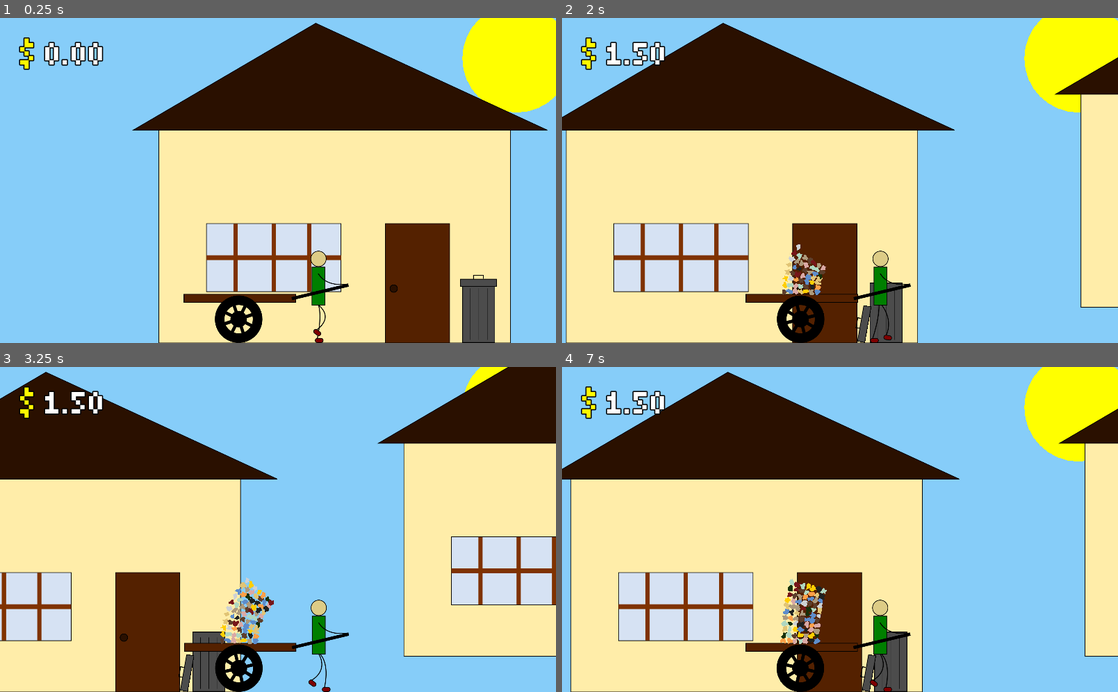
Above: before the commit, frames 1-4 (two rows, left to right).
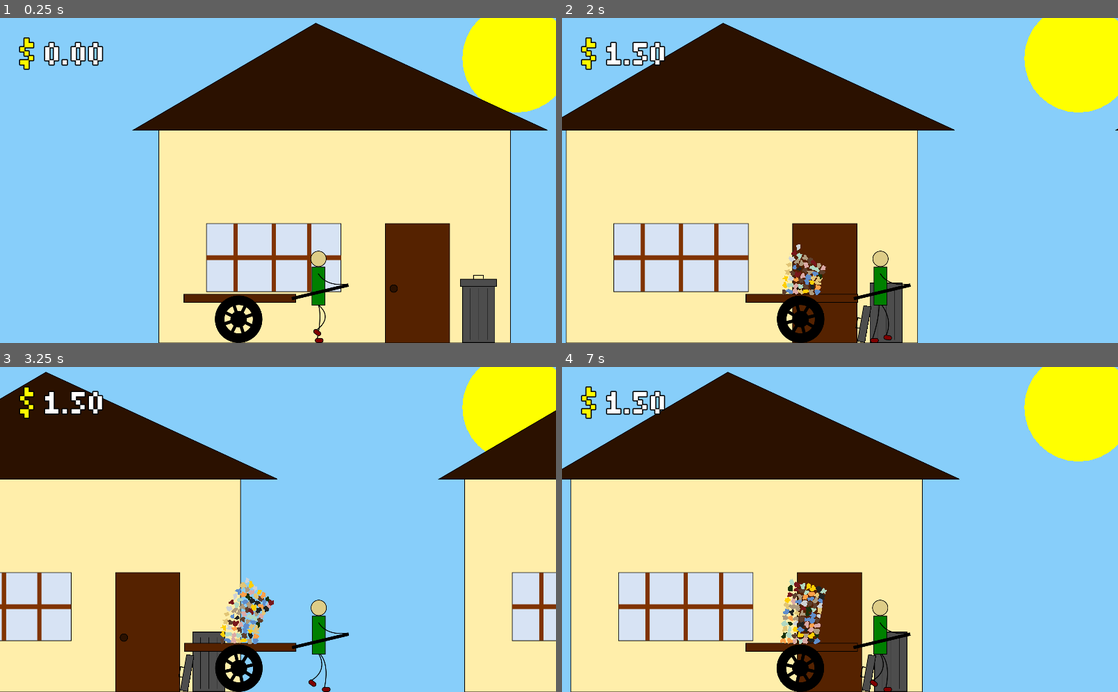
Above: after the commit, the same moments.

Repository: possatti/ludum-dare-45
Game: Godot game, scene res://nodes/Game.tscn
Same seed, same stepped clock (60 frames per second), same inputs: the game is played once before the commit and once after it.
Inputs:
- Up to frame 1 (0.25 s): no input
- Up to frame 2 (2 s): hold Right (ui_right) 0.53-1.28 s; hold Left (ui_left) from 1.28 s (still down)
- Up to frame 3 (3.25 s): release Left (ui_left) at 2.03 s; hold Right (ui_right) 2.03-2.78 s; hold Up (ui_up) from 2.78 s (still down)
- Up to frame 4 (7 s): release Up (ui_up) at 3.53 s; hold Left (ui_left) 3.53-5.78 s; tap R at 4.25 s; hold Right (ui_right) 5.78-6.53 s; hold Up (ui_up) from 6.53 s (still down)

The runs differ from the first frame. In frame 2, 5.1% of the frame differs, in the area x 88-100%, y 12-90%; in frame 3, 19%, in the area x 67-100%, y 0-100%; in frame 4, 4.5%.

Commit message:
Adjust it so the web version will work
Change the driver to GLES2. And get the viewport width and height from
project settings.

Diff:
--- a/nodes/TrashNugget.tscn
+++ b/nodes/TrashNugget.tscn
@@ -5,7 +5,7 @@
 [node name="TrashNugget" type="Node2D"]
 position = Vector2( 86, 85 )
 script = ExtResource( 1 )
-color = Color( 0.858824, 0.666667, 0.65098, 1 )
+color = Color( 0.886275, 0.772549, 0.462745, 1 )
 
 [node name="VisibilityNotifier2D" type="VisibilityNotifier2D" parent="."]
 [connection signal="screen_exited" from="VisibilityNotifier2D" to="." method="_on_VisibilityNotifier2D_screen_exited"]
--- a/project.godot
+++ b/project.godot
@@ -34,5 +34,6 @@
 
 [rendering]
 
+quality/driver/driver_name="GLES2"
 environment/default_clear_color=Color( 0.529412, 0.807843, 0.980392, 1 )
 environment/default_environment="res://default_env.tres"
--- a/scripts/Game.gd
+++ b/scripts/Game.gd
@@ -18,8 +18,13 @@
 const SPAWN_DIST_THRESH = 1000
 var _last_spawn_x = 0
 
+
+onready var vp_width = ProjectSettings.get_setting("display/window/size/width")
+onready var vp_height = ProjectSettings.get_setting("display/window/size/height")
+
 # Called when the node enters the scene tree for the first time.
 func _ready():
+	randomize()
 	$HomelessWithCart/TrashTower.connect("collapsed", self, "game_over")
 
 func game_over():
@@ -30,8 +35,12 @@
 func spawn_house_and_trash_bin():
 	var house = HOUSE_SCENE.instance()
 	var trash_bin = TRASH_BIN_SCENE.instance()
-	var base_x = get_viewport().size.x * zoom_factor / 2 + $HomelessWithCart.position.x
-	var base_y = get_viewport().size.y
+#	var vp_width = get_viewport().size.x
+#	var vp_height = get_viewport().size.y
+#	var vp_width = Globals.get("display/width")
+#	var vp_height = Globals.get("display/height")
+	var base_x = vp_width * zoom_factor / 2 + $HomelessWithCart.position.x
+	var base_y = vp_height
 	_last_spawn_x = base_x
 	house.position = Vector2(base_x + HOUSE_SPAWN_OFFSET_X, base_y)
 	trash_bin.position = Vector2(base_x + HOUSE_SPAWN_OFFSET_X + 520, base_y)
@@ -40,7 +49,7 @@
 
 func _process(delta):
 	camera_node.position.x = $HomelessWithCart.position.x
-	camera_node.position.y = get_viewport().size.y - get_viewport().size.y*zoom_factor/2
+	camera_node.position.y = vp_height - vp_height*zoom_factor/2
 	camera_node.zoom = Vector2.ONE * zoom_factor
 
 	$Sun.position = sun_initial_position + $HomelessWithCart.position - player_initial_position
--- a/scripts/TrashNugget.gd
+++ b/scripts/TrashNugget.gd
@@ -41,7 +41,6 @@
 export (Color) var color = null
 
 func _ready():
-	randomize()
 	var color_idx = randi() % len(COLOR_POOL)
 #	color = Color("#fea048")
 	color = COLOR_POOL[color_idx]
Not shown: 3 places in nodes/Game.tscn that only renumber resources
